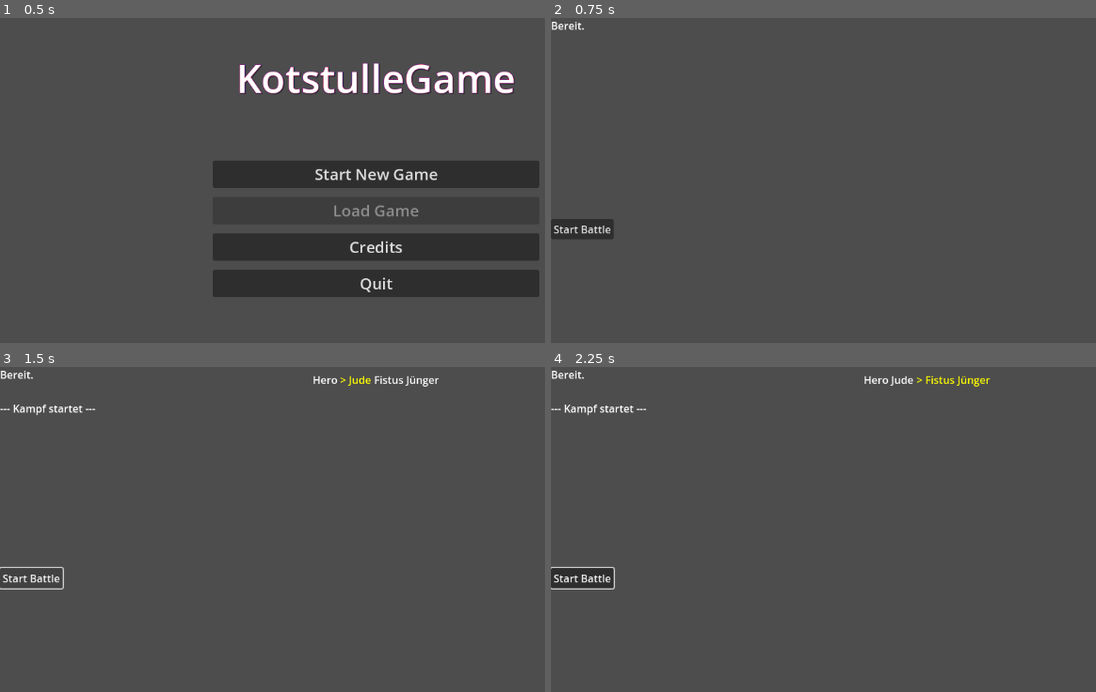
Above: before the commit, frames 1-4 (two rows, left to right).
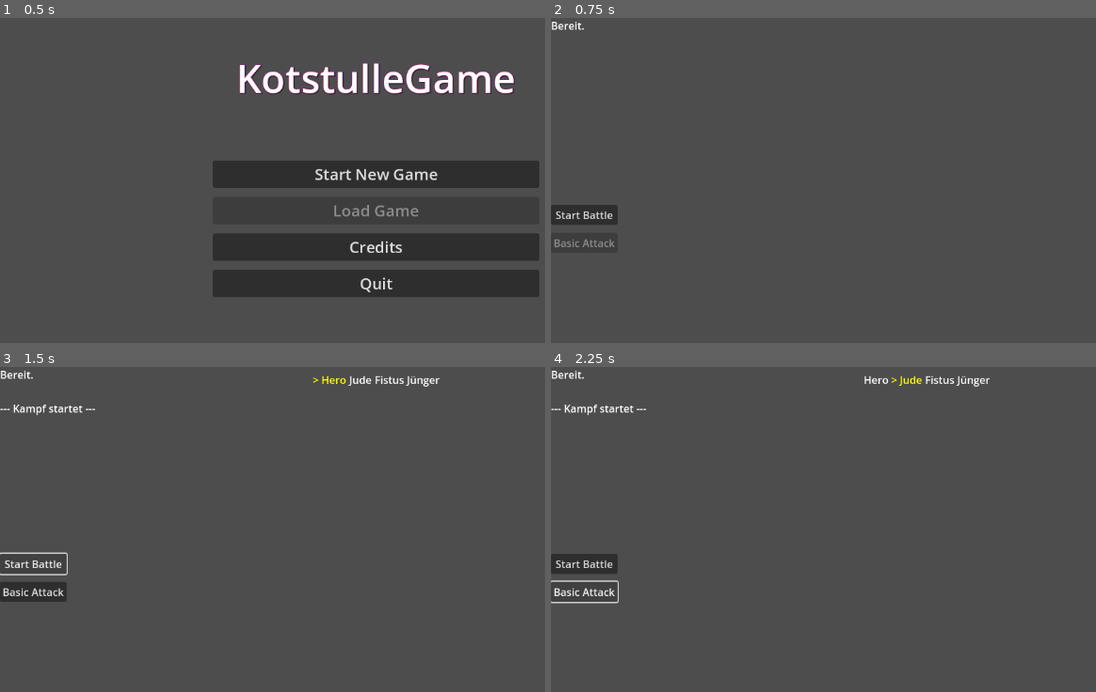
Above: after the commit, the same moments.

Repository: Marv0407/kotstulle-game
Game: Godot game, scene res://scenes/control.tscn
Same seed, same stepped clock (60 frames per second), same inputs: the game is played once before the commit and once after it.
Inputs (mouse positions are in pixels of both pictures, inside the frame that each line leads up to):
- Up to frame 1 (0.5 s): no input
- Up to frame 2 (0.75 s): click "Start New Game" at 0.5 s
- Up to frame 3 (1.5 s): click "Start Battle" at 1.25 s
- Up to frame 4 (2.25 s): click (583, 591) at 2 s, where only the run after the commit has a clickable "Basic Attack"

Frame 1 is identical in both runs. In frame 2, 0.8% of the frame differs, in the area x 0-13%, y 57-71%; in frame 3, 1.2%; in frame 4, 1.3%, in the area x 0-81%, y 2-73%.

Commit message:
TURN BASED GEIL GEIL GEIL

Diff:
--- a/scenes/BattleTest.tscn
+++ b/scenes/BattleTest.tscn
@@ -29,16 +29,25 @@
 offset_right = 40.0
 offset_bottom = 23.0
 
-[node name="StartBattleBtn" type="Button" parent="DebugUI"]
+[node name="VBoxContainer" type="VBoxContainer" parent="DebugUI"]
 layout_mode = 1
 anchors_preset = 4
 anchor_top = 0.5
 anchor_bottom = 0.5
-offset_top = -15.5
+offset_top = -21.5
 offset_right = 96.0
-offset_bottom = 15.5
+offset_bottom = 21.5
 grow_vertical = 2
+theme_override_constants/separation = 12
+
+[node name="StartBattleBtn" type="Button" parent="DebugUI/VBoxContainer"]
+layout_mode = 2
 text = "Start Battle"
+
+[node name="BasicAttackBtn" type="Button" parent="DebugUI/VBoxContainer"]
+layout_mode = 2
+disabled = true
+text = "Basic Attack"
 
 [node name="TurnOrderContainer" type="HBoxContainer" parent="DebugUI"]
 layout_mode = 1
@@ -50,4 +59,5 @@
 offset_bottom = 40.0
 grow_horizontal = 2
 
-[connection signal="pressed" from="DebugUI/StartBattleBtn" to="." method="_on_start_battle_btn_pressed"]
+[connection signal="pressed" from="DebugUI/VBoxContainer/StartBattleBtn" to="." method="_on_start_battle_btn_pressed"]
+[connection signal="pressed" from="DebugUI/VBoxContainer/BasicAttackBtn" to="." method="_on_basic_attack_pressed"]
--- a/scripts/battle_manager.gd
+++ b/scripts/battle_manager.gd
@@ -38,7 +38,6 @@
 	party.clear()
 	enemies.clear()
 	turn_order.clear()
-	refresh_turn_order_ui()
 
 	for data in party_data:
 		var bc = BattleCharacter.new()
@@ -52,6 +51,7 @@
 
 	calculate_turn_order()
 	current_turn_index = 0
+	refresh_turn_order_ui()
 
 	print("--- Kampf beginnt ---")
 	process_battle_loop()
@@ -60,10 +60,31 @@
 func process_turn(): #TODO hiermit später durch die states iterieren
 	var actor = get_current_actor()
 
+	if not actor.is_alive():
+		next_turn()
+		process_turn()
+		return
+
 	if actor in party:
 		state = BattleState.PLAYER_TURN
+		print("Spieler ist am Zug: ", actor.data.name)
 	else:
 		state = BattleState.ENEMY_TURN
+		print("Gegner ist am Zug: ", actor.data.name)
+		execute_enemy_turn()
+
+func execute_enemy_turn():
+	var actor = get_current_actor()
+	var targets = get_alive_party()
+
+	if targets.is_empty():
+		end_battle(false)
+		return
+
+	attack(actor, targets.pick_random())
+	await get_tree().create_timer(0.8).timeout
+	next_turn()
+	process_turn()
 
 func calculate_turn_order():
 	turn_order.clear()
@@ -77,10 +98,21 @@
 	return turn_order[current_turn_index]
 
 func next_turn():
-	current_turn_index += 1
-	if current_turn_index >= turn_order.size():
-		current_turn_index = 0
-	refresh_turn_order_ui()
+	var checked := 0
+
+	while checked < turn_order.size():
+		current_turn_index += 1
+		if current_turn_index >= turn_order.size():
+			current_turn_index = 0
+
+		var actor = get_current_actor()
+		if actor.is_alive():
+			refresh_turn_order_ui()
+			return
+
+		checked += 1
+
+	end_battle(true)
 
 func attack(attacker: BattleCharacter, target: BattleCharacter):
 	var damage = max(attacker.data.atk - target.data.def, 1)
@@ -92,6 +124,20 @@
 
 	if target.current_hp <= 0:
 		print(target.data.name, " wurde besiegt!")
+
+func debug_player_attack():
+	if state != BattleState.PLAYER_TURN:
+		return
+
+	var actor = get_current_actor()
+	var targets = get_alive_enemies()
+	if targets.is_empty():
+		end_battle(true)
+		return
+
+	attack(actor, targets[0])
+	next_turn()
+	process_turn()
 
 func execute_turn():
 	var actor = get_current_actor()
@@ -119,10 +165,7 @@
 	if is_battle_over():
 		return
 
-	execute_turn()
-
-	await get_tree().create_timer(0.8).timeout
-	process_battle_loop()
+	process_turn()
 
 ####################
 # Helpers
@@ -131,6 +174,22 @@
 	print("Turn Order:")
 	for c in turn_order:
 		print(" - ", c.data.name)
+
+func is_player_turn() -> bool:
+	var actor = get_current_actor()
+	return actor.is_player_controlled
+
+func enter_player_turn():
+	state = BattleState.PLAYER_TURN
+	emit_signal("player_turn_started", get_current_actor())
+
+func enter_enemy_turn():
+	state = BattleState.ENEMY_TURN
+
+	var enemy = get_current_actor()
+	var target = get_alive_party()
+	attack(enemy, target)
+	next_turn()
 
 func get_alive_party() -> Array[BattleCharacter]:
 	return party.filter(func(c): return c.is_alive())
--- a/scripts/battle_test.gd
+++ b/scripts/battle_test.gd
@@ -2,6 +2,8 @@
 
 @onready var battle_manager = $BattleManager
 @onready var log_label = $DebugUI/LogLabel
+@onready var attack_btn = $DebugUI/VBoxContainer/BasicAttackBtn
+@onready var start_battle_btn = $DebugUI/VBoxContainer/StartBattleBtn
 
 
 # Called when the node enters the scene tree for the first time.
@@ -14,4 +16,8 @@
 
 func _on_start_battle_btn_pressed() -> void:
 	log_label.text += "\n--- Kampf startet ---\n"
+	attack_btn.disabled = false
 	battle_manager.start_battle()
+
+func _on_basic_attack_pressed() -> void:
+	battle_manager.debug_player_attack()
